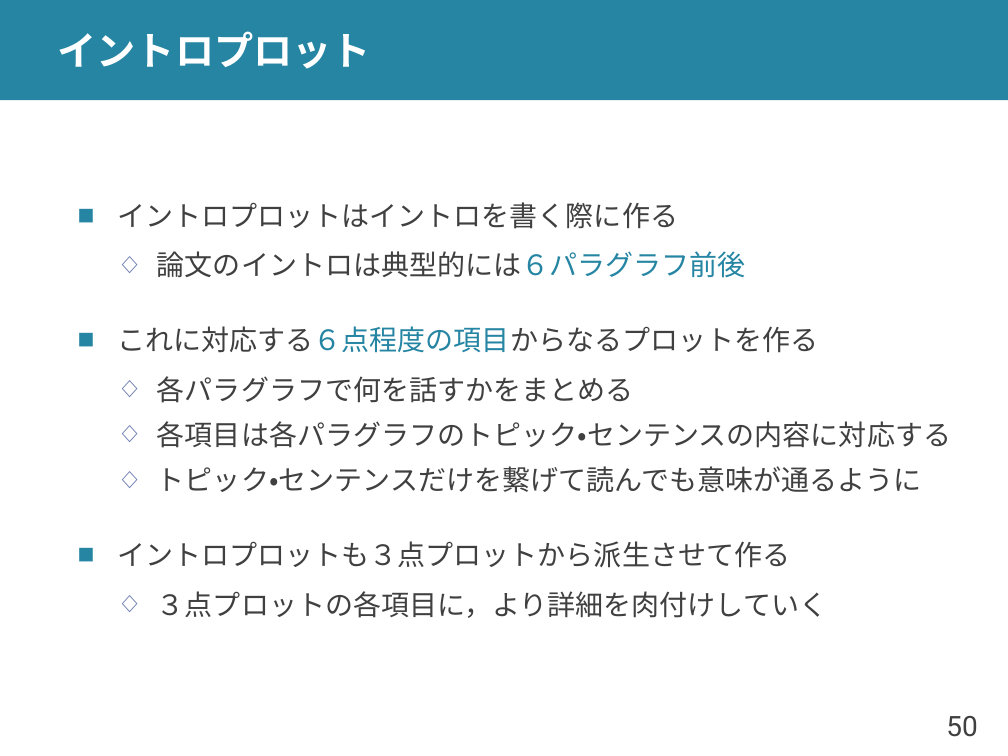
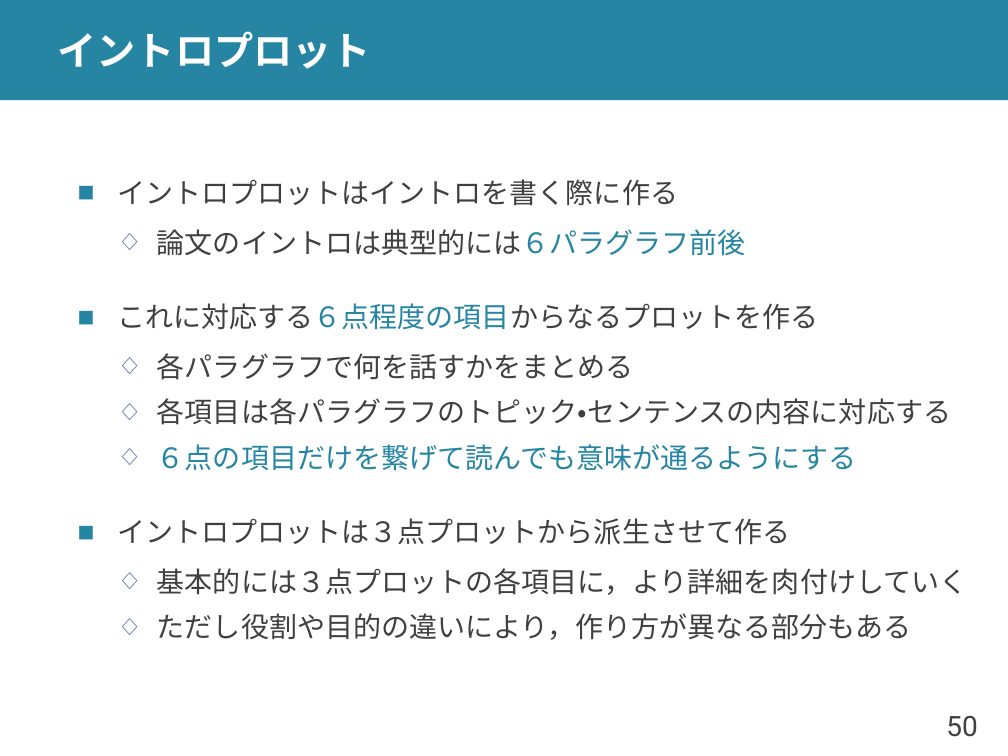
Before and after one commit to shioya-lab/how-to, a slide deck: slide 50 of plot.pptx. Drawn at 1008x756 pixels with LibreOffice and Linux fonts; fonts in the diff are those of the drawing. Boxes give left, top, right and bottom in pixels: in the first picture for what was removed or moved away, otherwise in the second. Text is boxed around its words. In the diff, an @@ line names an element or a change of style, - is before the commit and + after.

Commit message:
plot を v16 に
イントロプロットを書き換え

```diff
--- a/plot.pptx
+++ b/plot.pptx
@@ text at [117,444,968,640]: text changed @@
-  ◇ トピック・センテンスだけを繋げて読んでも意味が通るように
-■ イントロプロットも３点プロットから派生させて作る
-  ◇ ３点プロットの各項目に，より詳細を肉付けしていく
+  ◇ ６点の項目だけを繋げて読んでも意味が通るようにする
+■ イントロプロットは３点プロットから派生させて作る
+  ◇ 基本的には３点プロットの各項目に，より詳細を肉付けしていく
+  ◇ ただし役割や目的の違いにより，作り方が異なる部分もある
```
Also in this commit, not shown: 3 other slides changed, 5 slides added, 1 other file.
